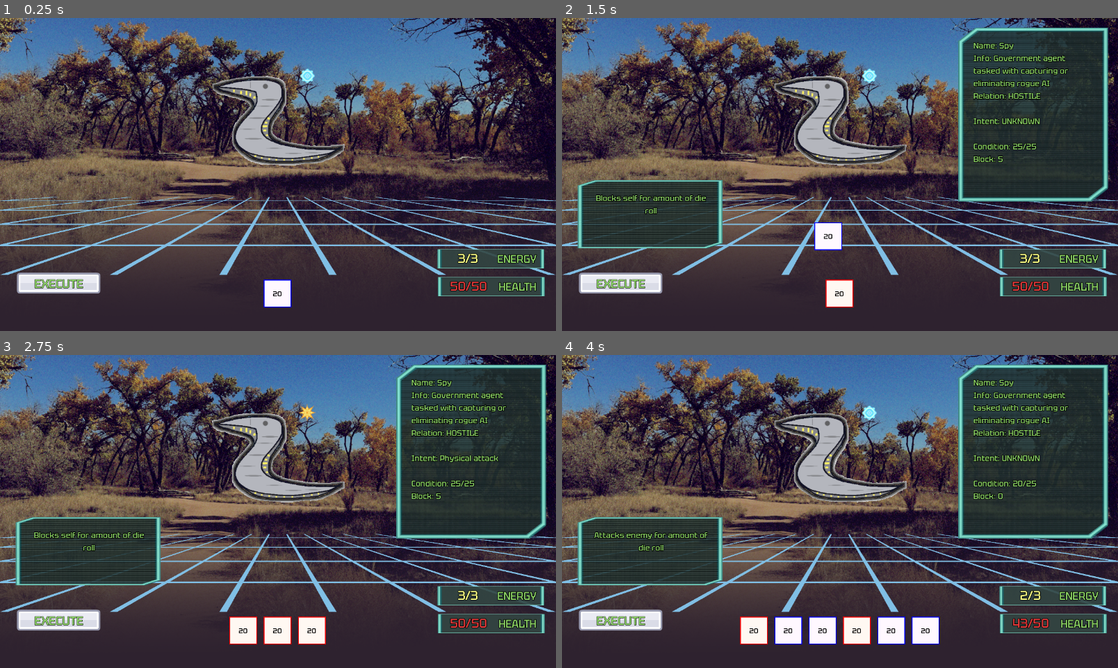
Above: before the commit, frames 1-4 (two rows, left to right).
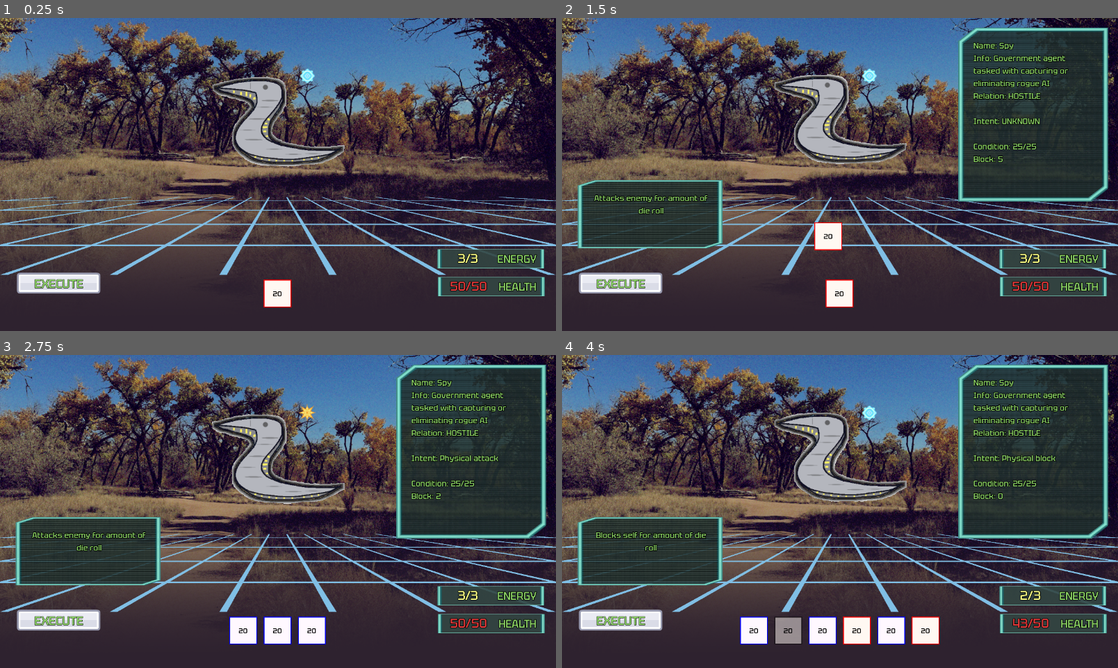
Above: after the commit, the same moments.

Repository: platopixel/d20
Game: Godot game, scene res://scenes/main.tscn
Same seed, same stepped clock (60 frames per second), same inputs: the game is played once before the commit and once after it.
Inputs (mouse positions are in pixels of both pictures, inside the frame that each line leads up to):
- Up to frame 1 (0.25 s): no input
- Up to frame 2 (1.5 s): click "EXECUTE" at 0.5 s; drag from (823, 293) to (840, 121) at 1.27 s
- Up to frame 3 (2.75 s): click "EXECUTE" at 2 s
- Up to frame 4 (4 s): tap Enter at 2.75 s; drag from (806, 630) to (840, 458) at 2.77 s; click "EXECUTE" at 3.5 s

The runs differ from the first frame. In frame 1, 1.4% of the frame differs, in the area x 38-62%, y 18-93%; in frame 2, 1.9%; in frame 3, 2.0%; in frame 4, 2.2%, in the area x 5-89%, y 18-93%.

Commit message:
add float effect to enemy, add heavy_attack

Diff:
--- a/characters/player/starting_deck.tres
+++ b/characters/player/starting_deck.tres
@@ -1,10 +1,11 @@
-[gd_resource type="Resource" script_class="DicePile" load_steps=5 format=3 uid="uid://6bxlovay4mq"]
+[gd_resource type="Resource" script_class="DicePile" load_steps=6 format=3 uid="uid://6bxlovay4mq"]
 
 [ext_resource type="Script" path="res://custom_resources/die_model.gd" id="1_ed2vd"]
 [ext_resource type="Script" path="res://custom_resources/dice_pile.gd" id="2_dmaxx"]
 [ext_resource type="Resource" uid="uid://b2j7ush2hjsqo" path="res://dice/attack.tres" id="2_kjx1g"]
 [ext_resource type="Resource" uid="uid://dgrvgsgs3gp5c" path="res://dice/block.tres" id="3_ub0r0"]
+[ext_resource type="Resource" uid="uid://tgciucf2m12y" path="res://dice/heavy_attack.tres" id="4_v0yse"]
 
 [resource]
 script = ExtResource("2_dmaxx")
-dice = Array[ExtResource("1_ed2vd")]([ExtResource("2_kjx1g") …(176 unchanged characters)… ource("3_ub0r0"), ExtResource("3_ub0r0")])
+dice = Array[ExtResource("1_ed2vd")]([ExtResource("2_kjx1g") …(176 unchanged characters)… ource("3_ub0r0"), ExtResource("3_ub0r0"), ExtResource("4_v0yse")])
--- /dev/null
+++ b/dice/heavy_attack.gd
@@ -0,0 +1,6 @@
+extends DieModel
+
+
+func apply_effects(targets: Array[Node], roll) -> void:
+	var damage_effect := DamageEffect.new()
+	damage_effect.execute(targets, roll)
--- /dev/null
+++ b/dice/heavy_attack.tres
@@ -0,0 +1,12 @@
+[gd_resource type="Resource" script_class="DieModel" load_steps=2 format=3 uid="uid://tgciucf2m12y"]
+
+[ext_resource type="Script" path="res://custom_resources/die_model.gd" id="1_dq66g"]
+
+[resource]
+script = ExtResource("1_dq66g")
+id = "heavy_attack"
+type = 0
+target = 1
+cost = 3
+num_faces = 6
+tooltip_text = ""
--- a/enemies/enemy.tscn
+++ b/enemies/enemy.tscn
@@ -6,6 +6,7 @@
 [ext_resource type="Shader" path="res://shaders/enemy.gdshader" id="2_un0uh"]
 [ext_resource type="Texture2D" uid="uid://be7il2ghok072" path="res://assets/bar_round_large.png" id="3_1nq76"]
 [ext_resource type="Texture2D" uid="uid://dia7vd45pqw63" path="res://assets/duck.png" id="3_lecdm"]
+[ext_resource type="Script" path="res://enemies/floating_sprite.gd" id="5_7ya02"]
 [ext_resource type="PackedScene" uid="uid://q1ohca522r4x" path="res://scenes/ui/stats_ui.tscn" id="7_r300c"]
 [ext_resource type="PackedScene" uid="uid://43yimxl0bwq3" path="res://scenes/ui/intent_ui.tscn" id="8_b8os3"]
 
@@ -48,10 +49,11 @@
 texture = ExtResource("1_clr3h")
 centered = false
 
-[node name="Sprite2D2" type="Sprite2D" parent="."]
+[node name="FloatingSprite" type="Sprite2D" parent="."]
 material = SubResource("ShaderMaterial_gt2fi")
 texture = ExtResource("3_lecdm")
 centered = false
+script = ExtResource("5_7ya02")
 
 [node name="HP" type="Control" parent="."]
 visible = false
--- /dev/null
+++ b/enemies/floating_sprite.gd
@@ -0,0 +1,14 @@
+extends Sprite2D
+
+@onready var floating_sprite: Sprite2D = $"."
+@onready var default_pos = floating_sprite.get_global_position()
+
+var frequency := 3.0
+var amplitude := 3.0
+var time := 0.0
+
+
+func _process(delta: float) -> void:
+	time += delta * frequency
+
+	floating_sprite.set_global_position(default_pos + Vector2(0, sin(time) * amplitude))
Not shown: 1 places in enemies/enemy.tscn that only renumber resources
